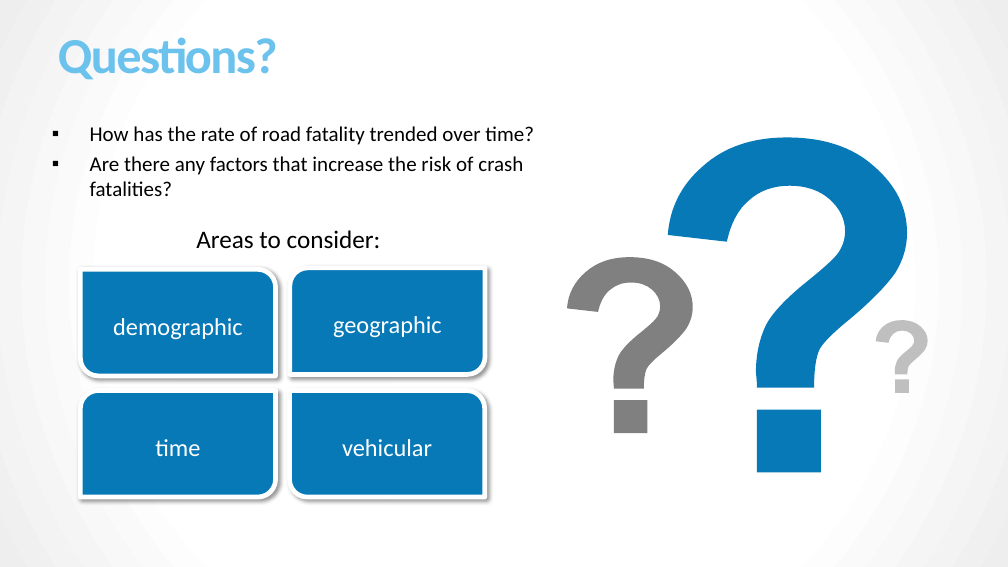
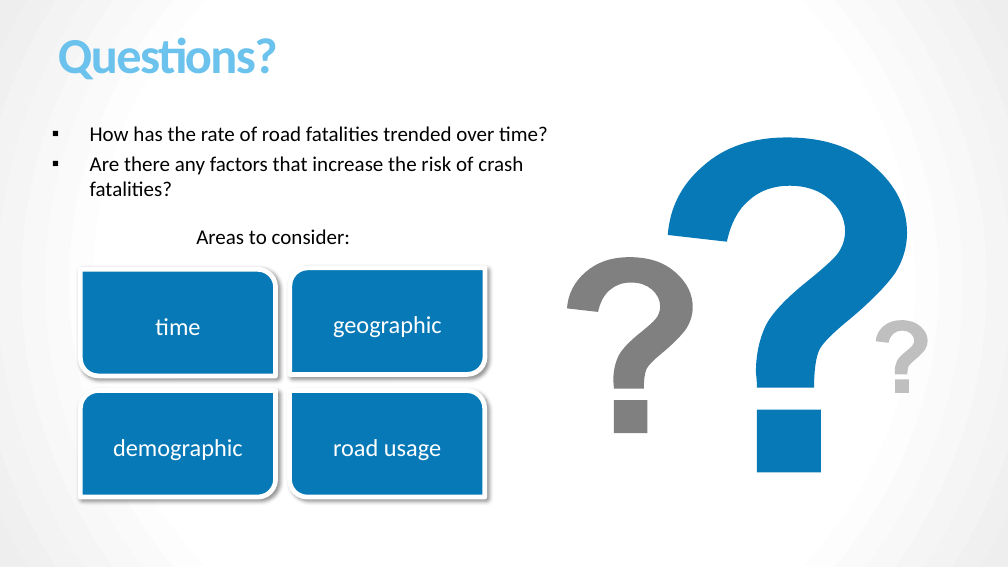
Before and after one commit to kpellas/Project_1, a slide deck: slide 2 of Project Presentation.pptx. Drawn at 1008x567 pixels with LibreOffice and Linux fonts; fonts in the diff are those of the drawing. Boxes give left, top, right and bottom in pixels: in the first picture for what was removed or moved away, otherwise in the second. Text is boxed around its words. In the diff, an @@ line names an element or a change of style, - is before the commit and + after.

Commit message:
Slide deck to include some demographic analysis

```diff
--- a/Project Presentation.pptx
+++ b/Project Presentation.pptx
@@ text at (90, 126, 548, 141): text changed @@
-▪ How has the rate of road fatality trended over time?
+▪ How has the rate of road fatalities trended over time?
@@ text "Areas to consider:" at (196, 229, 350, 244): size 24 to 20 pt @@
@@ text in round diag rect at (155, 318, 200, 335): text changed @@
-demographic
+time
@@ text in round diag rect at (113, 439, 242, 461): text changed @@
-time
+demographic
@@ text in round diag rect at (333, 439, 441, 461): text changed @@
-vehicular
+road usage
```
Also in this commit, not shown: 4 other slides changed, 23 slides added, 9 slides removed.
